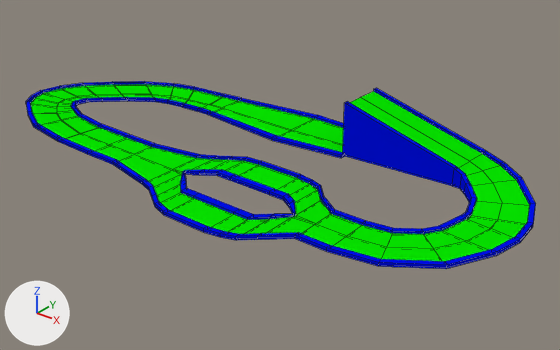
Two versions of the Blender file Maps/High_Jump.blend, one commit apart.
Before and after are seen from a 50 mm camera at (240.0, -193.0, 134.0) aimed at (59.0, 33.0, -6.0). The lights are fixed; the arrows at lower left show +X, +Y and +Z. Mesh edges are drawn as thin lines. The same objects are shown in both versions, whatever each file hides.
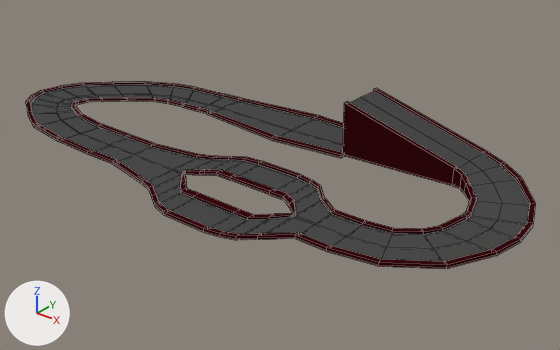
Location of each change, [x1, y1, x2, y2] in pixels of the pictures (560 x 350 px):
'Cube', recoloured: [26, 81, 536, 269] in both

What the commit changed:
Material 'Ground' (mat_ground) changes colour from green #08e700 to dark grey #4b4b4b; in linear values from (0.00242, 0.8, 0.0) to (0.07, 0.07, 0.07).
Material 'Wall' (mat_wall) changes colour from blue #0010e7 to dark red #36090e; in linear values from (0.0, 0.00532, 0.8) to (0.0374, 0.00275, 0.00436).
